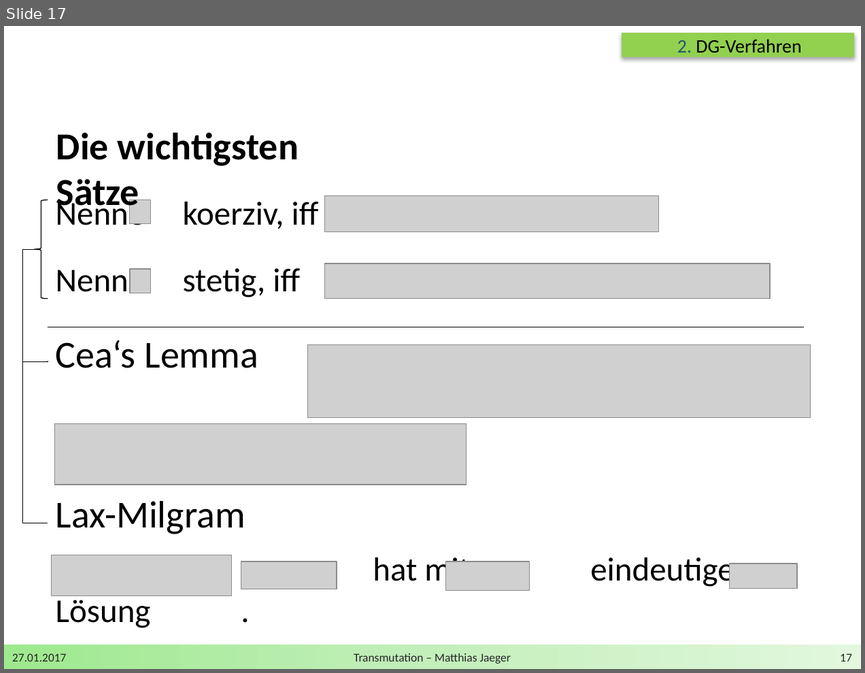
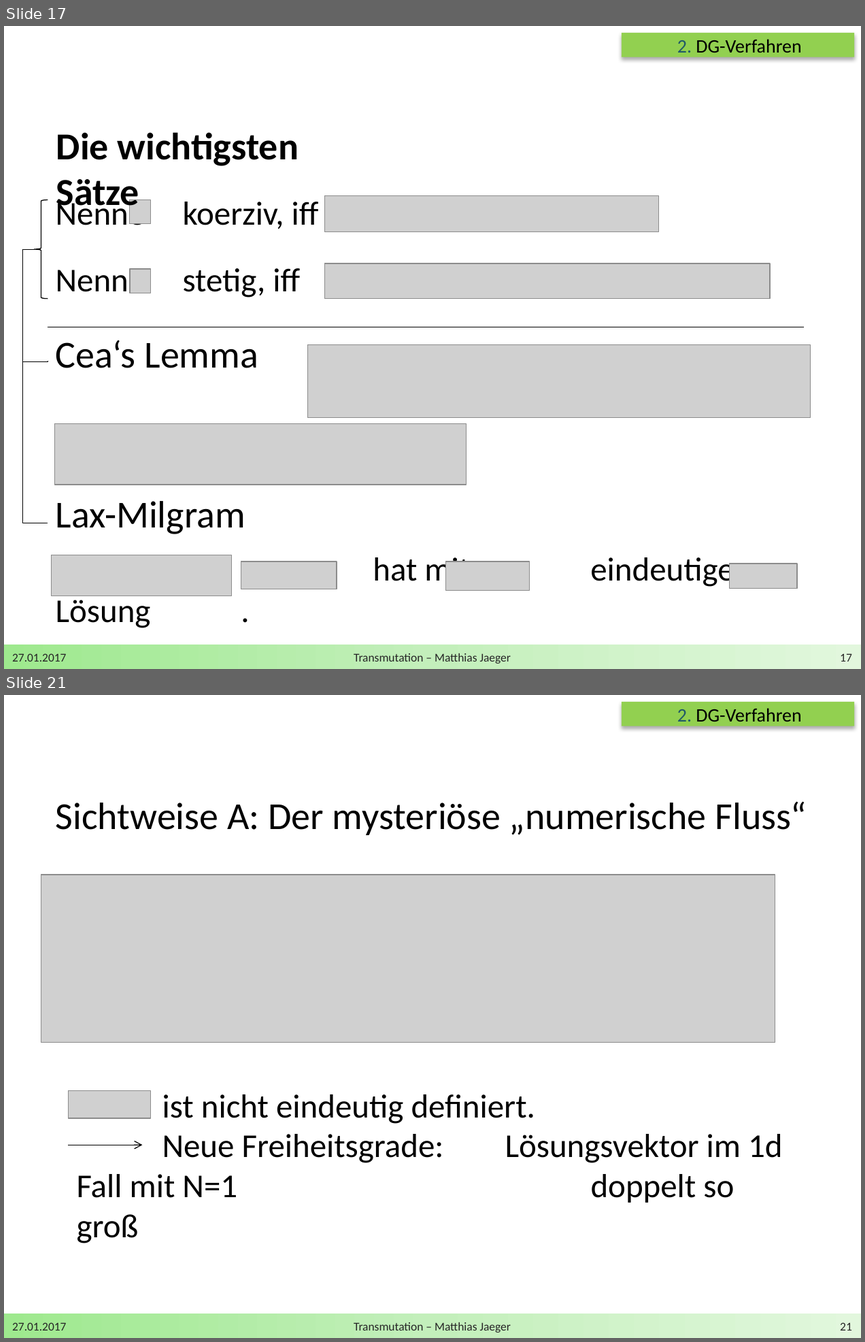
Before and after one commit to DerKleineGauss/Masterarbeit, a slide deck: Zwischenvortrag/Präsentation.pptx. Shown one above the other, each under a label of ours: slide 17 before the commit, slides 17 and 21 after it; the slides between them are not shown. The pictures are 865x673 and 865x1342 pixels, drawn with LibreOffice and Linux fonts; fonts in the diff are those of the drawing; grey boxes stand for pictures; background and template pictures are left out. Boxes give left, top, right and bottom in pixels: in the first picture for what was removed or moved away, otherwise in the second. Text is boxed around its words. In the diff, an @@ line names an element or a change of style, - is before the commit and + after.

```diff
--- a/Zwischenvortrag/Präsentation.pptx
+++ b/Zwischenvortrag/Präsentation.pptx
@@ slide 21 added at <box>4,695,861,1338</box>, background #FFFFFF; not listed: 1 template element that a slide beside it also shows @@
@@ rectangle added at <box>621,702,854,727</box>, fill #92D050 @@
@@ text added at <box>677,708,801,722</box>, 16 pt, text #000000 @@
+2. DG-Verfahren
@@ text added at <box>56,801,806,835</box>, 32 pt, text #000000 @@
+Sichtweise A: Der mysteriöse „numerische Fluss“
@@ picture added at <box>41,875,774,1042</box> @@
@@ picture added at <box>68,1091,150,1118</box> @@
@@ text added at <box>77,1094,783,1202</box>, 28 pt, text #000000 @@
+ist nicht eindeutig definiert.
+Neue Freiheitsgrade: Lösungsvektor im 1d Fall mit N=1 doppelt so groß
@@ arrow added from (68, 1145) to (142, 1145), #000000 0.75 pt @@
@@ text added at <box>12,1322,66,1330</box>, 10 pt, text #262626 @@
+27.01.2017
@@ text added at <box>354,1322,511,1332</box>, 10 pt, text #262626 @@
+Transmutation – Matthias Jaeger
@@ page number added at <box>840,1322,852,1330</box>, 10 pt, text #262626 @@
+21
```
Also in this commit, not shown: 4 slides changed, 3 other slides added, 2 other files.
